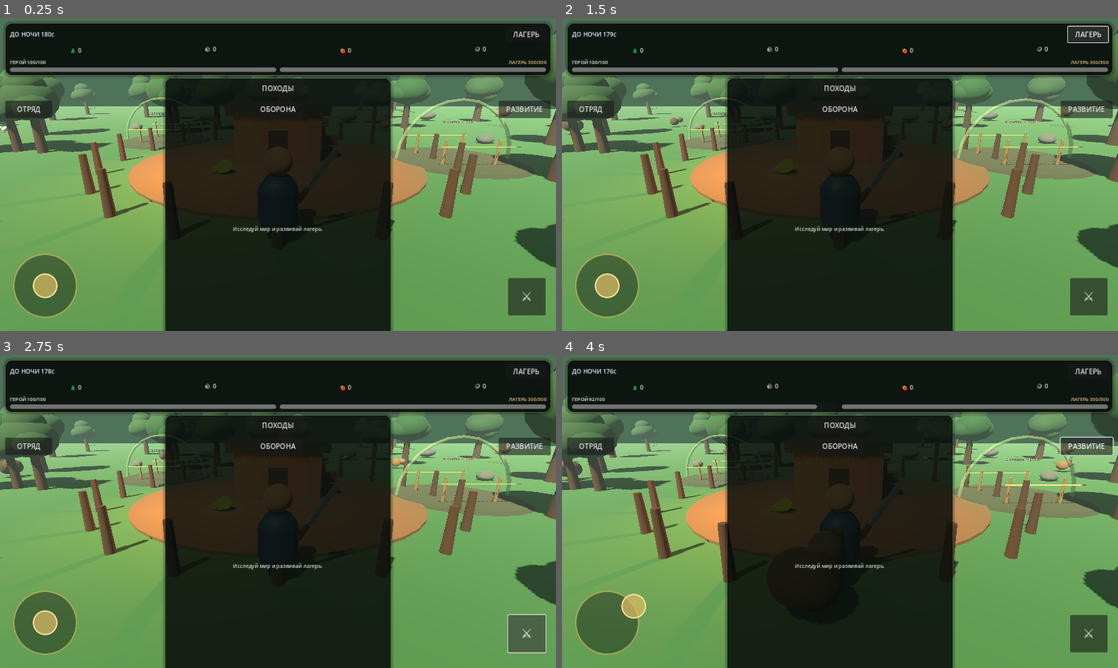
Above: before the commit, frames 1-4 (two rows, left to right).
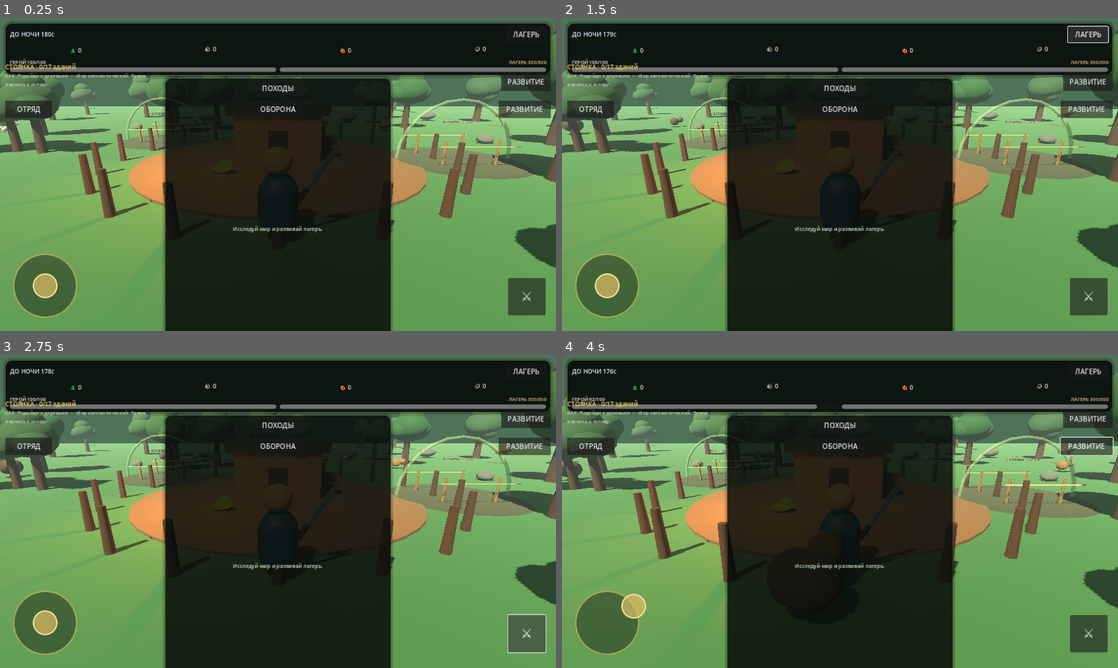
Above: after the commit, the same moments.

Repository: uniafing-ship-it/my-camp-game
Game: Godot game, scene res://scenes/Main.tscn
The game is run twice, just before and just after one commit, with the same random seed, the same clock (stepped at 60 frames per second) and the same inputs.
Inputs (mouse positions are in pixels of both pictures, inside the frame that each line leads up to):
- Up to frame 1 (0.25 s): no input
- Up to frame 2 (1.5 s): click "ЛАГЕРЬ" at 0.5 s; click "ЗАКРЫТЬ" at 1.25 s
- Up to frame 3 (2.75 s): click "⚔" at 2 s
- Up to frame 4 (4 s): click "РАЗВИТИЕ" at 2.75 s; tap Enter at 3.5 s; drag from (606, 624) to (895, 442) at 3.52 s

The runs differ from the first frame. In frame 1, 0.8% of the frame differs, in the area x 0-99%, y 14-24%; in frame 2, 0.8%; in frame 3, 0.8%; in frame 4, 0.8%.

Commit message:
Wire Stage 10 settlement parity into main scene

Diff:
--- a/godot/scenes/Main.tscn
+++ b/godot/scenes/Main.tscn
@@ -20,6 +20,8 @@
 [ext_resource type="Script" path="res://scripts/fortifications_hud.gd" id="18_fortifications_hud"]
 [ext_resource type="Script" path="res://scripts/meta_progression_manager.gd" id="19_meta_progression"]
 [ext_resource type="Script" path="res://scripts/meta_progression_hud.gd" id="20_meta_hud"]
+[ext_resource type="Script" path="res://scripts/stage10_settlement_parity.gd" id="21_stage10"]
+[ext_resource type="Script" path="res://scripts/stage10_settlement_hud.gd" id="22_stage10_hud"]
 
 [node name="Main" type="Node3D"]
 script = ExtResource("1_world")
@@ -36,6 +38,9 @@
 
 [node name="MetaProgressionManager" type="Node" parent="."]
 script = ExtResource("19_meta_progression")
+
+[node name="Stage10SettlementParity" type="Node" parent="."]
+script = ExtResource("21_stage10")
 
 [node name="UnitManager" type="Node3D" parent="."]
 script = ExtResource("13_units")
@@ -125,6 +130,16 @@
 mouse_filter = 2
 script = ExtResource("20_meta_hud")
 
+[node name="Stage10SettlementHUD" type="Control" parent="UI"]
+layout_mode = 3
+anchors_preset = 15
+anchor_right = 1.0
+anchor_bottom = 1.0
+grow_horizontal = 2
+grow_vertical = 2
+mouse_filter = 2
+script = ExtResource("22_stage10_hud")
+
 [node name="MobileJoystick" type="Control" parent="UI"]
 offset_left = 24.0
 offset_top = -184.0
Not shown: 1 places in godot/scenes/Main.tscn that only renumber resources
